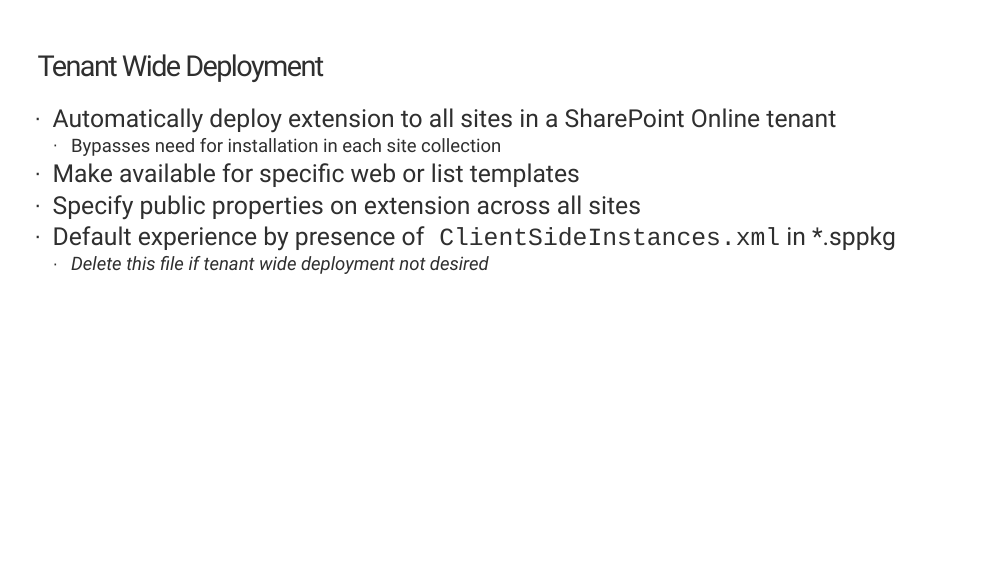
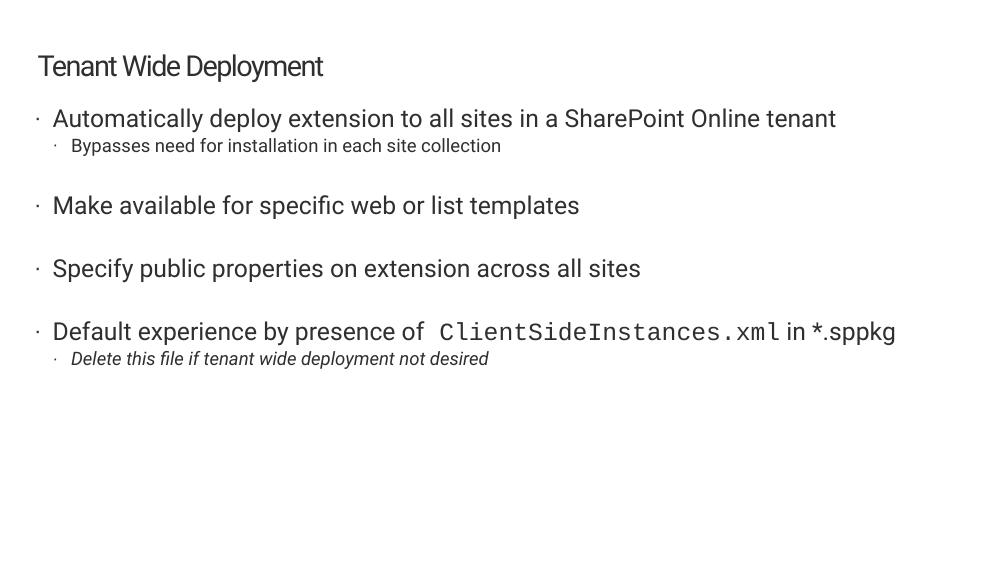
Before and after one commit to SharePoint/sp-dev-training-spfx-extensions, a slide deck: slide 8 of 03 commandset.pptx. Drawn at 1008x567 pixels with LibreOffice and Linux fonts; fonts in the diff are those of the drawing; background and template pictures are left out. Boxes give left, top, right and bottom in pixels: in the first picture for what was removed or moved away, otherwise in the second. Text is boxed around its words. In the diff, an @@ line names an element or a change of style, - is before the commit and + after.

```diff
--- a/03 commandset.pptx
+++ b/03 commandset.pptx
@@ text "Automatically deploy extension to all ..." rewrapped from <box>53,108,896,274</box> to <box>53,108,896,369</box> @@
```
Also in this commit, not shown: 2 other slides changed, 2 other files.
